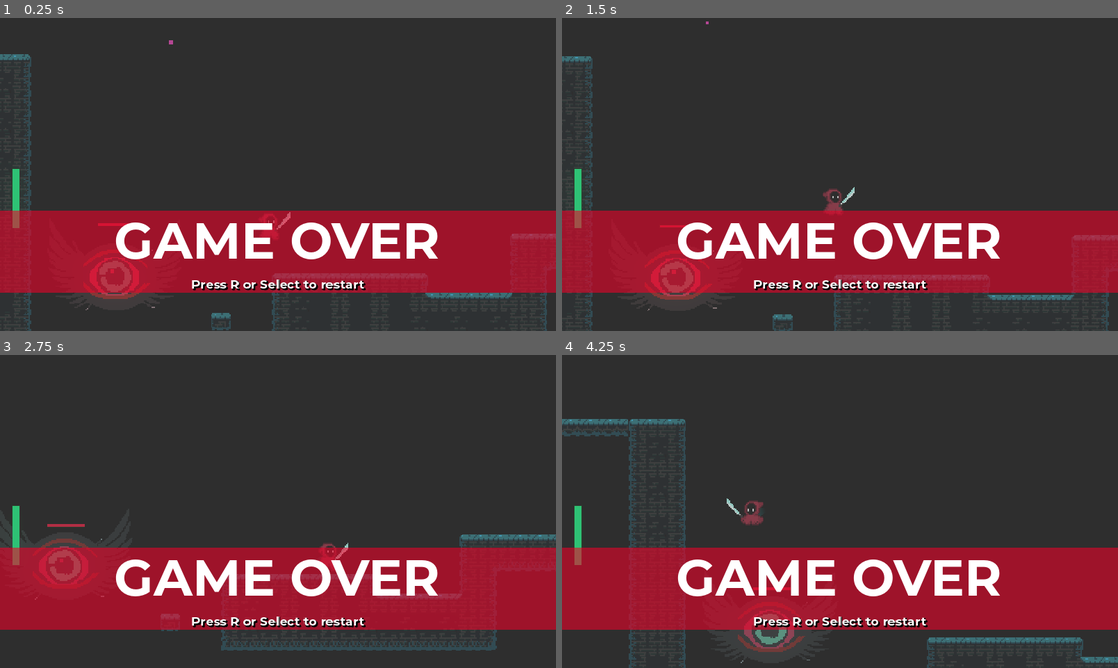
Above: before the commit, frames 1-4 (two rows, left to right).
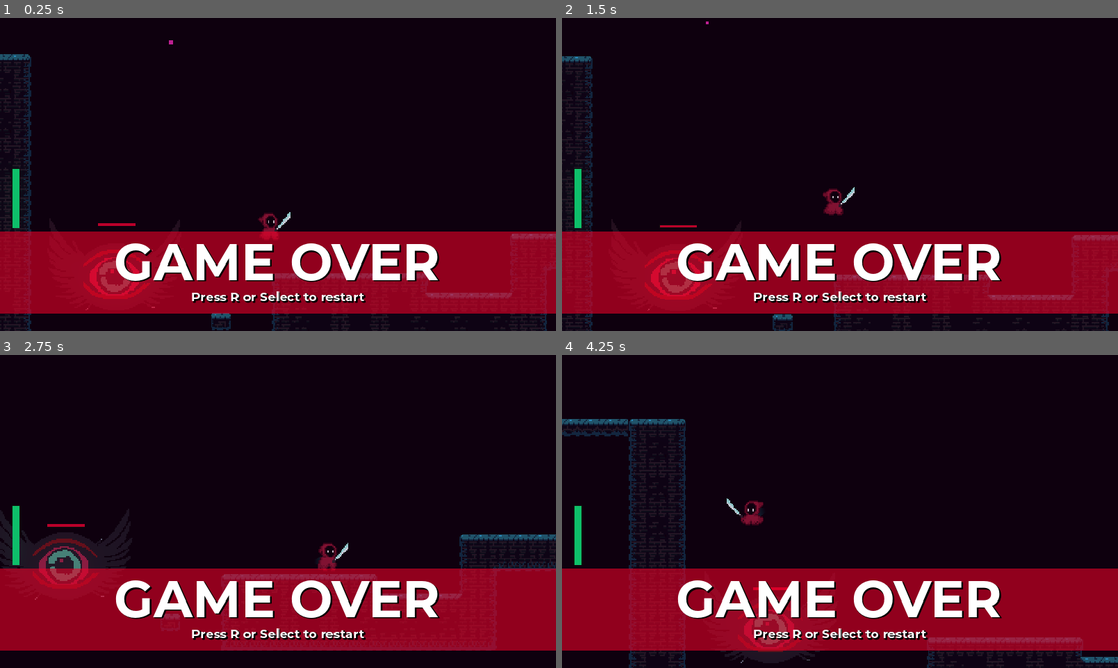
Above: after the commit, the same moments.

Repository: Driannn/AcerolaJam0
Game: Godot game, scene res://Scenes/Main scene/main_scene.tscn
Same seed, same stepped clock (60 frames per second), same inputs: the game is played once before the commit and once after it.
Inputs (mouse positions are in pixels of both pictures, inside the frame that each line leads up to):
- Up to frame 1 (0.25 s): no input
- Up to frame 2 (1.5 s): tap R (restart) at 0.5, 1.25 s; move the mouse to (962, 158) at 0.52 s; hold D (move_right) 0.53-1.28 s; tap X (attack) at 0.6 s; click (962, 158) at 0.67 s; tap Space (jump) at 0.77 s; move the mouse to (728, 190) at 1.27 s; hold S from 1.28 s (still down); tap C (dash) at 1.35 s
- Up to frame 3 (2.75 s): tap Space (jump) at 1.52 s; tap R (restart) at 2 s; move the mouse to (333, 442) at 2.02 s; release S at 2.03 s; hold D (move_right) from 2.03 s (still down); hold F from 2.03 s (still down)
- Up to frame 4 (4.25 s): tap R (restart) at 2.75, 3.5 s; move the mouse to (812, 574) at 2.77 s; release D (move_right) at 2.78 s; release F at 2.78 s; hold W 2.78-3.53 s; tap X (attack) at 2.85 s; click (812, 574) at 2.92 s; tap Space (jump) at 3.02, 3.77 s; move the mouse to (1006, 558) at 3.52 s; hold A (move_left) from 3.53 s (still down); tap C (dash) at 3.6 s

The runs differ from the first frame. In frame 1, 86% of the frame differs, in the area x 0-100%, y 0-100%; in frame 2, 86%; in frame 3, 86%; in frame 4, 86%.

Commit message:
Update GameOverScreen.tscn

Diff:
--- a/Scenes/UI/GameOverScreen.tscn
+++ b/Scenes/UI/GameOverScreen.tscn
@@ -10,15 +10,15 @@
 anchor_bottom = 1.0
 grow_horizontal = 2
 grow_vertical = 2
-color = Color(0.396078, 0.396078, 0.396078, 0.462745)
+color = Color(0.188235, 0, 0.188235, 0.301961)
 
 [node name="Color" type="ColorRect" parent="."]
 anchors_preset = 14
 anchor_top = 0.5
 anchor_right = 1.0
 anchor_bottom = 0.5
-offset_top = 29.0
-offset_bottom = 95.0
+offset_top = 46.0
+offset_bottom = 112.0
 grow_horizontal = 2
 grow_vertical = 2
 color = Color(0.945098, 0, 0.156863, 0.576471)
@@ -28,11 +28,13 @@
 anchors_preset = 15
 anchor_right = 1.0
 anchor_bottom = 1.0
-offset_top = 14.0
-offset_bottom = -31.0
+offset_top = -1.0
+offset_bottom = -15.0
 grow_horizontal = 2
 grow_vertical = 2
 theme_override_colors/font_color = Color(1, 1, 1, 1)
+theme_override_colors/font_shadow_color = Color(0, 0, 0, 1)
+theme_override_colors/font_outline_color = Color(0, 0, 0, 1)
 theme_override_fonts/font = ExtResource("1_j26b0")
 theme_override_font_sizes/font_size = 41
 text = "GAME OVER"
@@ -43,7 +45,8 @@
 anchors_preset = 15
 anchor_right = 1.0
 anchor_bottom = 1.0
-offset_top = 44.0
+offset_top = 37.0
+offset_bottom = -7.0
 grow_horizontal = 2
 grow_vertical = 2
 theme_override_colors/font_color = Color(1, 1, 1, 1)
